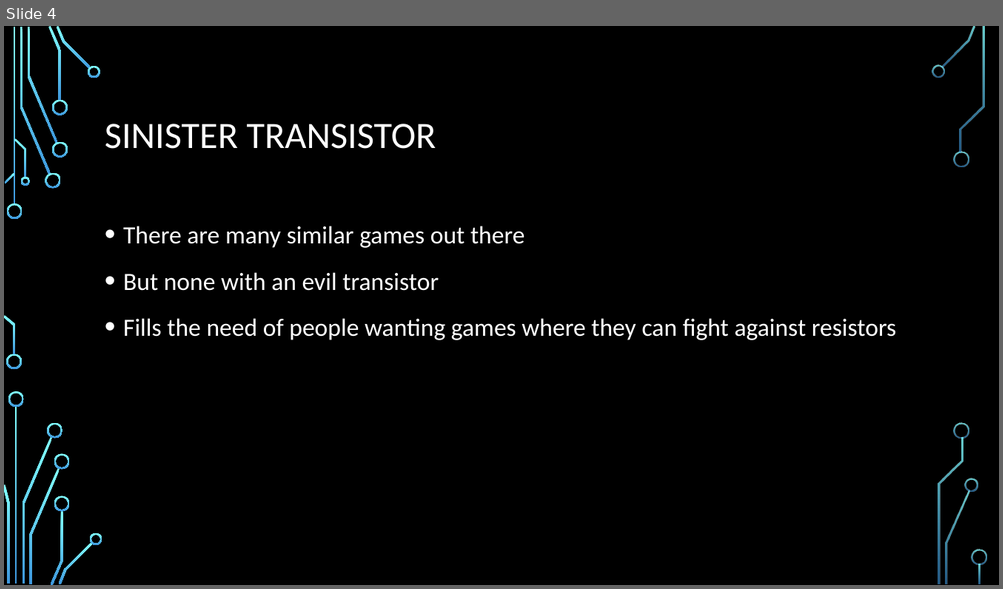
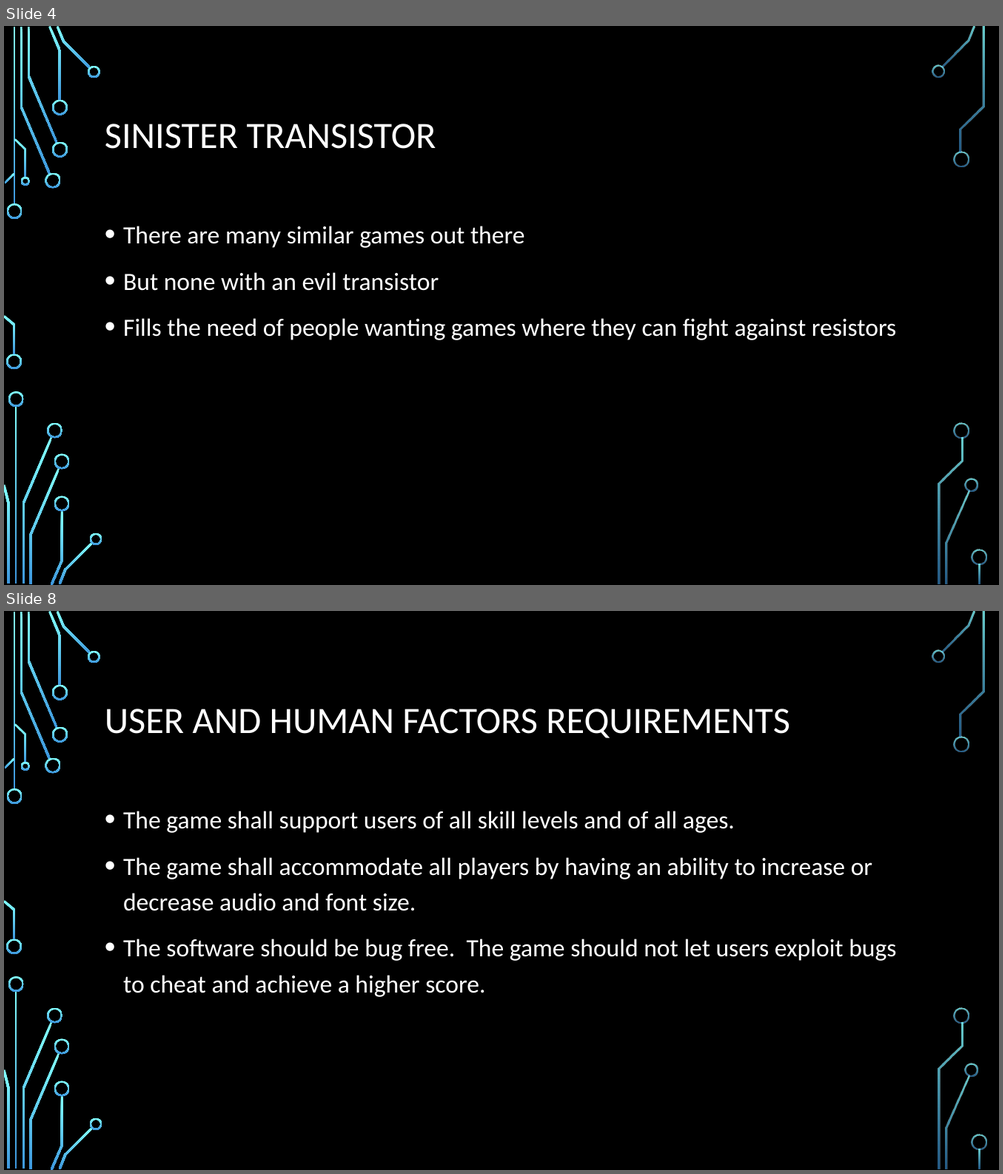
Before and after one commit to gregkelso/COP-4331, a slide deck: Sinister Transistor.pptx. Shown one above the other, each under a label of ours: slide 4 before the commit, slides 4 and 8 after it; the slides between them are not shown. The pictures are 1003x589 and 1003x1174 pixels, drawn with LibreOffice and Linux fonts; fonts in the diff are those of the drawing; background and template pictures are left out. Boxes give left, top, right and bottom in pixels: in the first picture for what was removed or moved away, otherwise in the second. Text is boxed around its words. In the diff, an @@ line names an element or a change of style, - is before the commit and + after.

```diff
--- a/Sinister Transistor.pptx
+++ b/Sinister Transistor.pptx
@@ slide 8 added at (x1=4, y1=611, x2=999, y2=1170), background picture (left out); not listed: 36 template elements that a slide beside it also shows @@
@@ title added at (x1=105, y1=709, x2=790, y2=738), 36 pt, text #FFFFFF @@
+USER AND HUMAN FACTORS REQUIREMENTS
@@ text added at (x1=123, y1=811, x2=896, y2=997), 24 pt, text #FFFFFF @@
+• The game shall support users of all skill levels and of all ages.
+• The game shall accommodate all players by having an ability to increase or decrease audio and font size.
+• The software should be bug free. The game should not let users exploit bugs to cheat and achieve a higher score.
```
Also in this commit, not shown: 9 other slides added, 1 other file.
